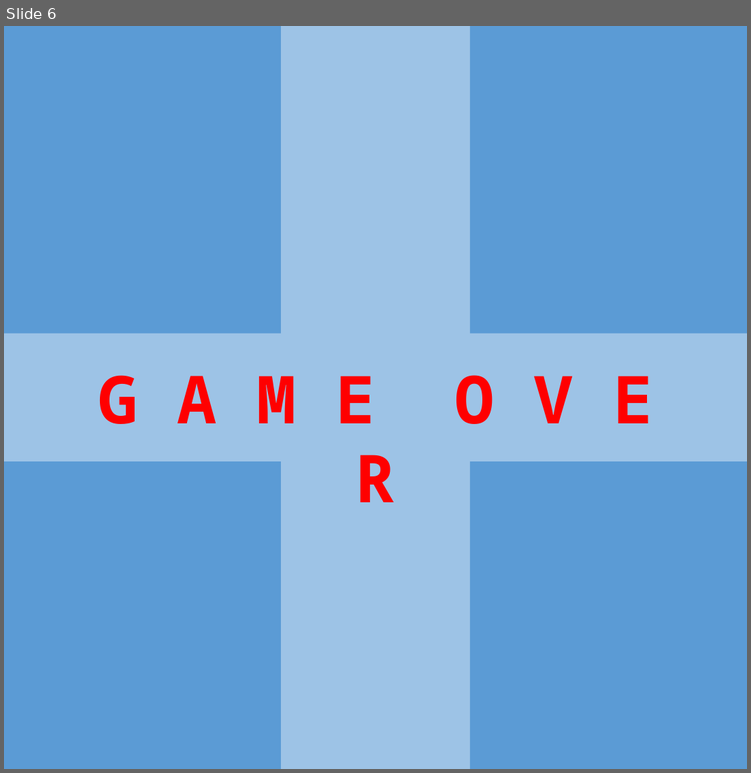
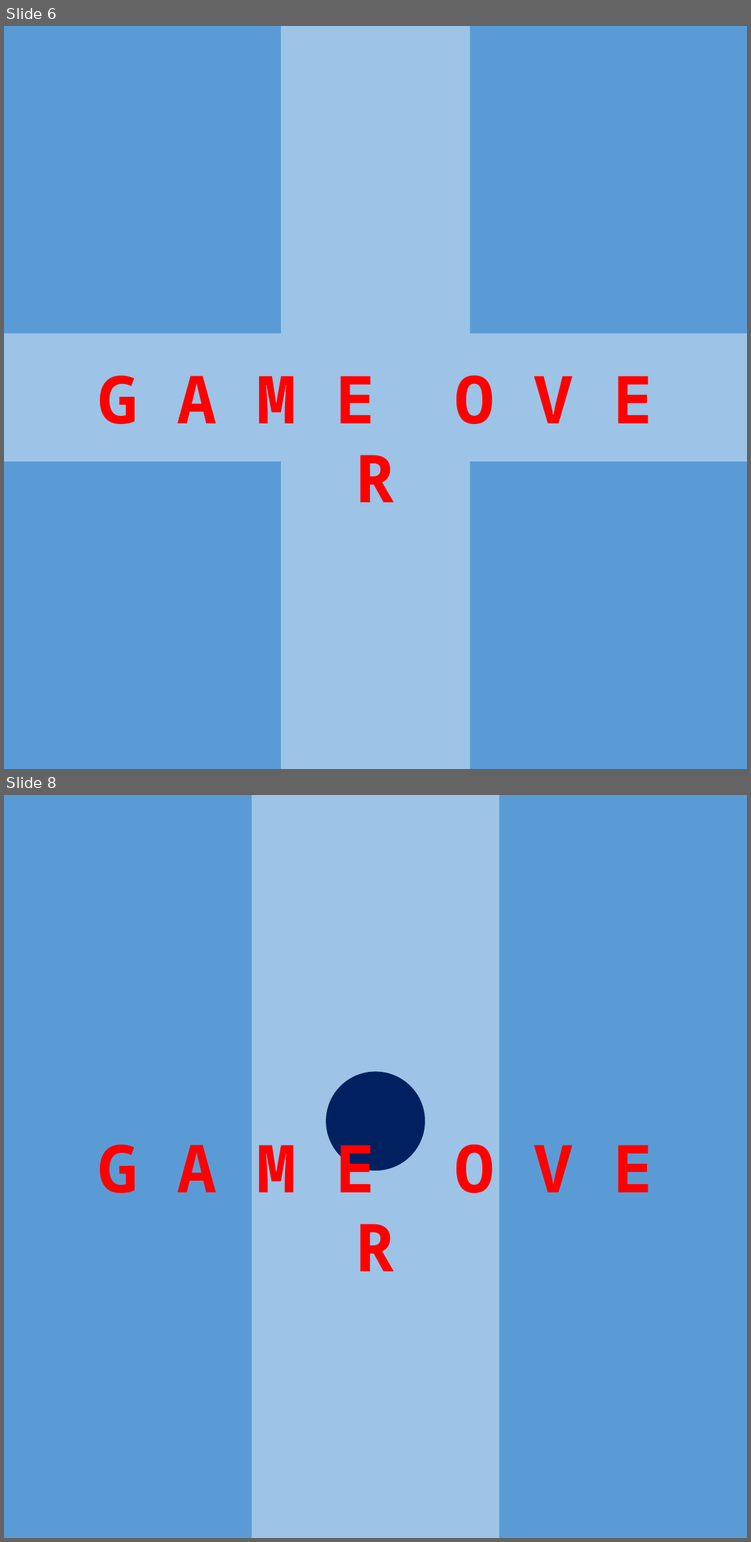
Before and after one commit to siddhusathu20/searchanddestroy, a slide deck: map/maps.pptx. Shown one above the other, each under a label of ours: slide 6 before the commit, slides 6 and 8 after it; the slides between them are not shown. The pictures are 751x773 and 751x1542 pixels, drawn with LibreOffice and Linux fonts; fonts in the diff are those of the drawing. Boxes give left, top, right and bottom in pixels: in the first picture for what was removed or moved away, otherwise in the second. Text is boxed around its words. In the diff, an @@ line names an element or a change of style, - is before the commit and + after.

```diff
--- a/map/maps.pptx
+++ b/map/maps.pptx
@@ slide 8 added at box(4, 795, 747, 1538), background #9DC3E6 @@
@@ rectangle added at box(4, 795, 252, 1538), fill #5B9BD5 @@
@@ rectangle added at box(499, 795, 747, 1538), fill #5B9BD5 @@
@@ ellipse added at box(326, 1071, 425, 1170), fill #002060 @@
@@ text added at box(98, 1130, 652, 1271), 48 pt, text #FF0000, bold @@
+G A M E O V E R
```
Also in this commit, not shown: 1 other slide added, 3 other files.
